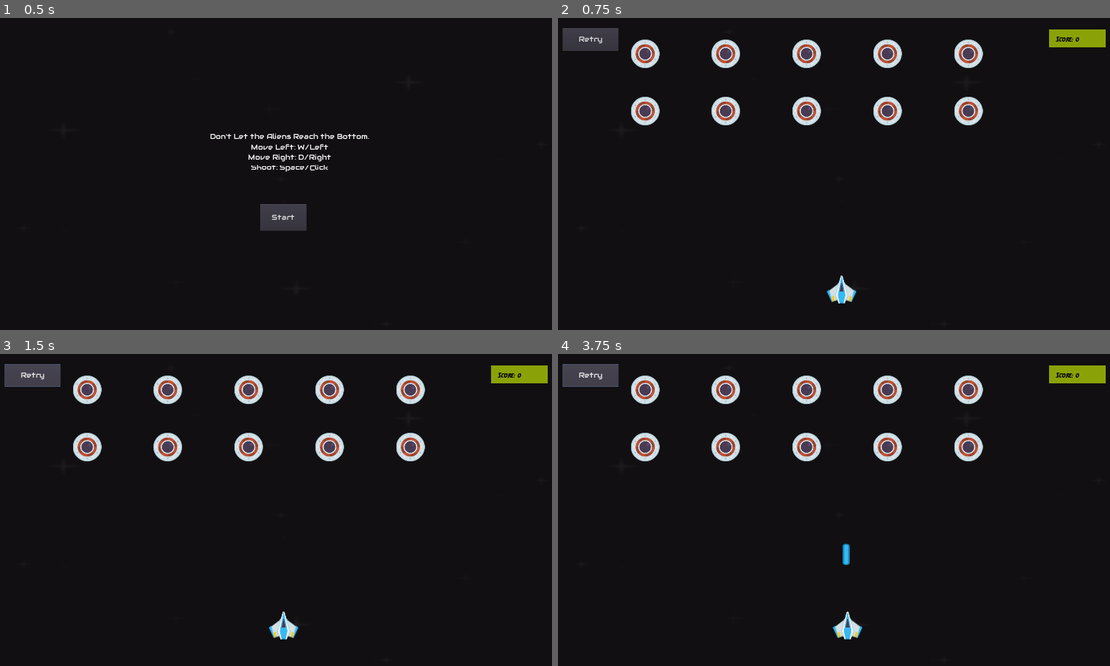
Above: before the commit, frames 1-4 (two rows, left to right).
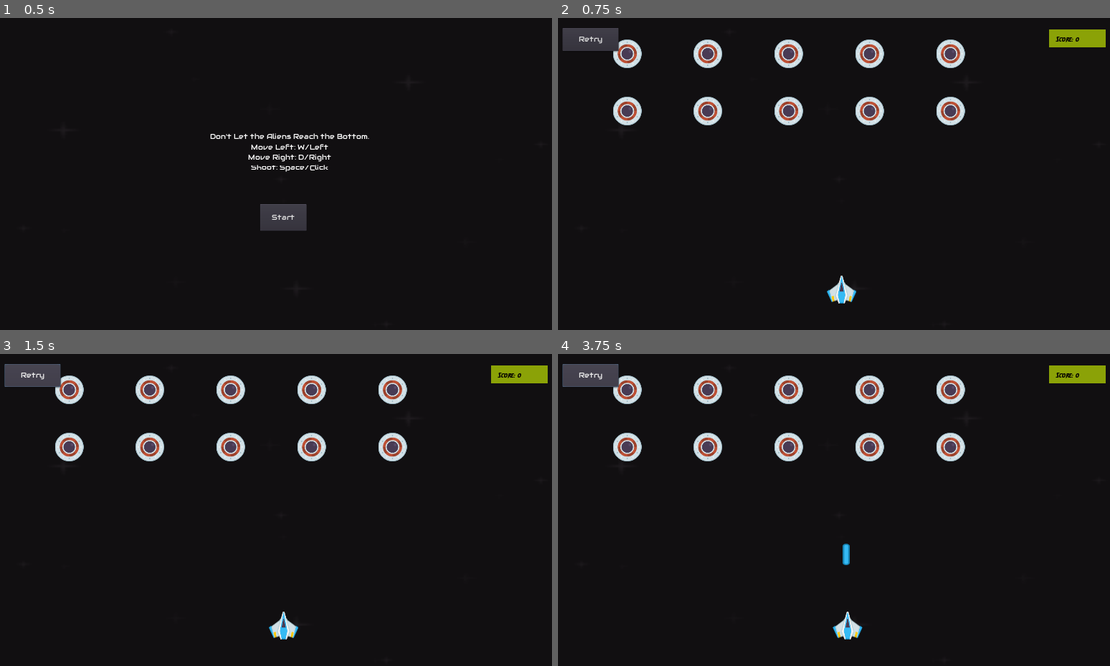
Above: after the commit, the same moments.

Repository: RonaldNand/SpaceInvadersGodot
Game: Godot game, scene res://Stage.tscn
The game is run twice, just before and just after one commit, with the same random seed, the same clock (stepped at 60 frames per second) and the same inputs.
Inputs:
- Up to frame 1 (0.5 s): no input
- Up to frame 2 (0.75 s): click "Start" at 0.5 s
- Up to frame 3 (1.5 s): click "Retry" at 1.25 s
- Up to frame 4 (3.75 s): click "Retry" at 2 s; click "Retry" at 2.75 s; tap Enter at 3.5 s; hold D (move_right) from 3.53 s (still down); tap Space (fire) at 3.6 s

Frame 1 is identical in both runs. In frame 2, 6.4% of the frame differs, in the area x 10-78%, y 6-35%; in frame 3, 6.4%; in frame 4, 6.4%.

Commit message:
GameStart and GameOver Rewrite

Diff:
--- a/Space Invaders/Enemy.gd
+++ b/Space Invaders/Enemy.gd
@@ -6,7 +6,7 @@
 # var b = "text"
 export var distance = 128
 export var health = 100
-var movement = true
+var readyToMove = false
 var movementType = 0
 
 # Called when the node enters the scene tree for the first time.
@@ -14,21 +14,25 @@
 	pass # Replace with function body.
 
 func _process(delta):
-	pass
+	if (readyToMove):
+		move()
+
+func _on_MovementTimer_timeout():
+	readyToMove = true # Replace with function body.
 
 
 func move():
-	if movement:
-		match movementType:
-			0:
-				position += Vector2(0,distance)
-				movementType += 1
-			1:
-				position += Vector2(distance,0)
-				movementType += 1
-			2:
-				position += Vector2(-distance,0)
-				movementType = 0
+	match movementType:
+		0:
+			position += Vector2(0,distance)
+			movementType += 1
+		1:
+			position += Vector2(distance,0)
+			movementType += 1
+		2:
+			position += Vector2(-distance,0)
+			movementType = 0
+	readyToMove = false
 
 
 func die():
@@ -40,6 +44,3 @@
 	health -= damage
 	if health <= 0:
 		die()
-
-func _on_MovementTimer_timeout():
-	move() # Replace with function body.
--- a/Space Invaders/Player.gd
+++ b/Space Invaders/Player.gd
@@ -6,7 +6,7 @@
 export (PackedScene) var weapon
 var velocity = Vector2()
 var readyToFire = false
-var movement = true
+var movement = false
 
 # Called when the node enters the scene tree for the first time.
 func _ready():
@@ -52,4 +52,4 @@
 
 
 func _on_ShotTimer_timeout():
-	readyToFire = true; # Replace with function body.
+	readyToFire = true;
--- a/Space Invaders/SpawnLine.gd
+++ b/Space Invaders/SpawnLine.gd
@@ -9,12 +9,10 @@
 export var numberOfEnemies = 5
 export var numberWaves = 2
 export var distance = 128
-var active = false
 
 # Called when the node enters the scene tree for the first time.
-func _ready():
-	spawn_enemies(numberWaves)
-
+#func _ready():
+#
 
 # Called every frame. 'delta' is the elapsed time since the previous frame.
 func _process(delta):
@@ -36,6 +34,11 @@
 			spawn.position += offset
 			add_child(spawn)
 
+func clear_enemies():
+	for number in get_child_count():
+		if get_child(number).is_in_group("enemy"):
+			get_child(number).queue_free()
+
 func wave_alive():
 	if (get_child_count() <= 2):
 		if $SpawnTimer.get_time_left() <= 0:
--- a/Space Invaders/SpawnLine.tscn
+++ b/Space Invaders/SpawnLine.tscn
@@ -5,7 +5,7 @@
 
 [sub_resource type="Curve2D" id=1]
 _data = {
-"points": PoolVector2Array( 0, 0, 0, 0, 40, 0, 0, 0, 0, 0, 1240, 0 )
+"points": PoolVector2Array( 0, 0, 0, 0, 40, 80, 0, 0, 0, 0, 1240, 80 )
 }
 
 [node name="SpawnLine" type="Path2D"]
@@ -17,7 +17,7 @@
 one_shot = true
 
 [node name="Line" type="PathFollow2D" parent="."]
-position = Vector2( 1240, 0 )
+position = Vector2( 1240, 80 )
 offset = 1277.16
 
 [connection signal="timeout" from="SpawnTimer" to="." method="_on_SpawnTimer_timeout"]
--- a/Space Invaders/Stage.gd
+++ b/Space Invaders/Stage.gd
@@ -9,10 +9,8 @@
 var retry = false
 
 # Called when the node enters the scene tree for the first time.
-#func _ready():
-#	$Player.hide()
-#
-
+func _ready():
+	get_tree().paused = true
 
 # Called every frame. 'delta' is the elapsed time since the previous frame.
 #func _process(delta):
@@ -25,8 +23,9 @@
 func _on_UI_GameOverlay_gameStart():
 	initialiseGame() # Replace with function body.
 
-func _on_UI_GameOverlay_gameOver():
-	retry() # Replace with function body.
+func _on_UI_GameOverlay_retry():
+	initialiseGame() # Replace with function body.
+
 
 func _on_GameOverPoint_area_entered(area):
 	#if area.is_in_group("enemy"):
@@ -35,32 +34,13 @@
 func initialiseGame():
 	LevelScore = 0
 	$UI_GameOverlay.toggle_UI(1)
-	if retry:
-		$Spawner.free()
 	$Player.position = $PlayerSpawn.position
 	$Player.readyToFire = true
 	$Player.movement = true
-	var spawner = spawnerType.instance()
-	spawner.set_name("Spawner")
-	spawner.position = $SpawnerLocation.position
-	add_child(spawner)
+	$Spawn.clear_enemies()
+	$Spawn.spawn_enemies(2)
+	get_tree().paused = false
 
 func gameOver():
 	$UI_GameOverlay/GameOver.show()
-	$Player.readyToFire = false;
-	$Player.movement = false;
-	var num = $Spawner.get_child_count()
-	for x in num:
-		if $Spawner.get_child(x).is_in_group('enemy'):
-			$Spawner.get_child(x).movement = false
-	retry = true
-
-func retry():
-	$Player.readyToFire = false;
-	$Player.movement = false;
-	var num = $Spawner.get_child_count()
-	for x in num:
-		if $Spawner.get_child(x).is_in_group('enemy'):
-			$Spawner.get_child(x).movement = false
-	retry = true
-	initialiseGame()
+	get_tree().paused = true
--- a/Space Invaders/Stage.tscn
+++ b/Space Invaders/Stage.tscn
@@ -21,8 +21,10 @@
 spawnerType = ExtResource( 6 )
 
 [node name="UI_MainMenu" parent="." instance=ExtResource( 4 )]
+pause_mode = 2
 
 [node name="UI_GameOverlay" parent="." instance=ExtResource( 3 )]
+pause_mode = 2
 
 [node name="Sprite" type="Sprite" parent="."]
 position = Vector2( 640, 360 )
@@ -31,6 +33,8 @@
 
 [node name="Player" parent="." instance=ExtResource( 1 )]
 position = Vector2( -72, 300 )
+
+[node name="Spawn" parent="." instance=ExtResource( 6 )]
 
 [node name="Wall" type="StaticBody2D" parent="."]
 position = Vector2( 0, 216 )
@@ -83,6 +87,6 @@
 position = Vector2( 40, 80 )
 
 [connection signal="gameStart" from="UI_MainMenu" to="." method="_on_UI_MainMenu_gameStart"]
-[connection signal="gameOver" from="UI_GameOverlay" to="." method="_on_UI_GameOverlay_gameOver"]
 [connection signal="gameStart" from="UI_GameOverlay" to="." method="_on_UI_GameOverlay_gameStart"]
+[connection signal="retry" from="UI_GameOverlay" to="." method="_on_UI_GameOverlay_retry"]
 [connection signal="area_entered" from="GameOverPoint" to="." method="_on_GameOverPoint_area_entered"]
--- a/Space Invaders/UI_GameOverlay.gd
+++ b/Space Invaders/UI_GameOverlay.gd
@@ -7,7 +7,7 @@
 
 
 signal gameStart
-signal gameOver
+signal retry
 
 # Called when the node enters the scene tree for the first time.
 func _ready():
@@ -34,7 +34,7 @@
 
 
 func _on_Retry_pressed():
-	emit_signal("gameOver")
+	emit_signal("retry")
 
 func toggle_UI(x):
 	#Pass 0 to Hide all UI Elements, Pass 1 to Show All UI Elements
--- a/Space Invaders/project.godot
+++ b/Space Invaders/project.godot
@@ -52,6 +52,11 @@
 "events": [ Object(InputEventKey,"resource_local_to_scene":false,"resource_name":"","device":0,"alt":false,"shift":false,"control":false,"meta":false,"command":false,"pressed":false,"scancode":32,"physical_scancode":0,"unicode":0,"echo":false,"script":null)
  ]
 }
+pause={
+"deadzone": 0.5,
+"events": [ Object(InputEventKey,"resource_local_to_scene":false,"resource_name":"","device":0,"alt":false,"shift":false,"control":false,"meta":false,"command":false,"pressed":false,"scancode":80,"physical_scancode":0,"unicode":0,"echo":false,"script":null)
+ ]
+}
 
 [physics]
 
Not shown, added: 0 ToDo.txt
